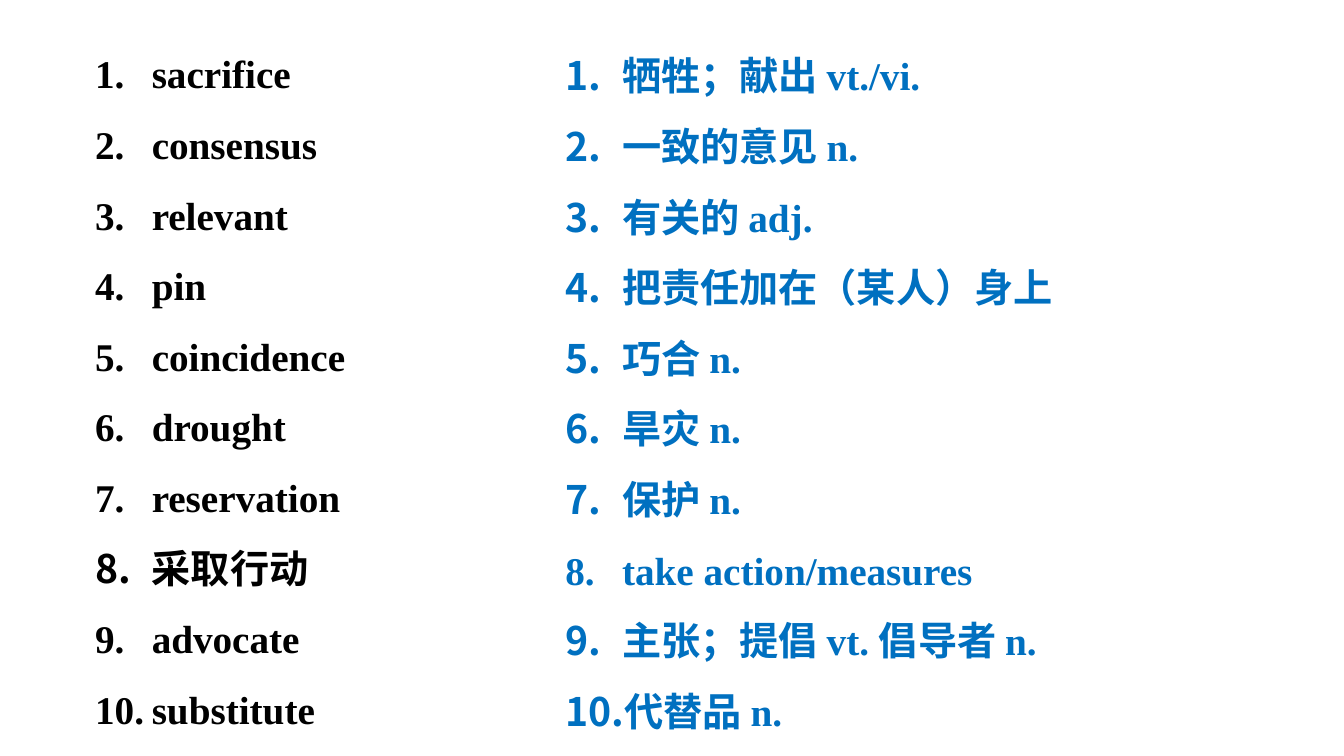
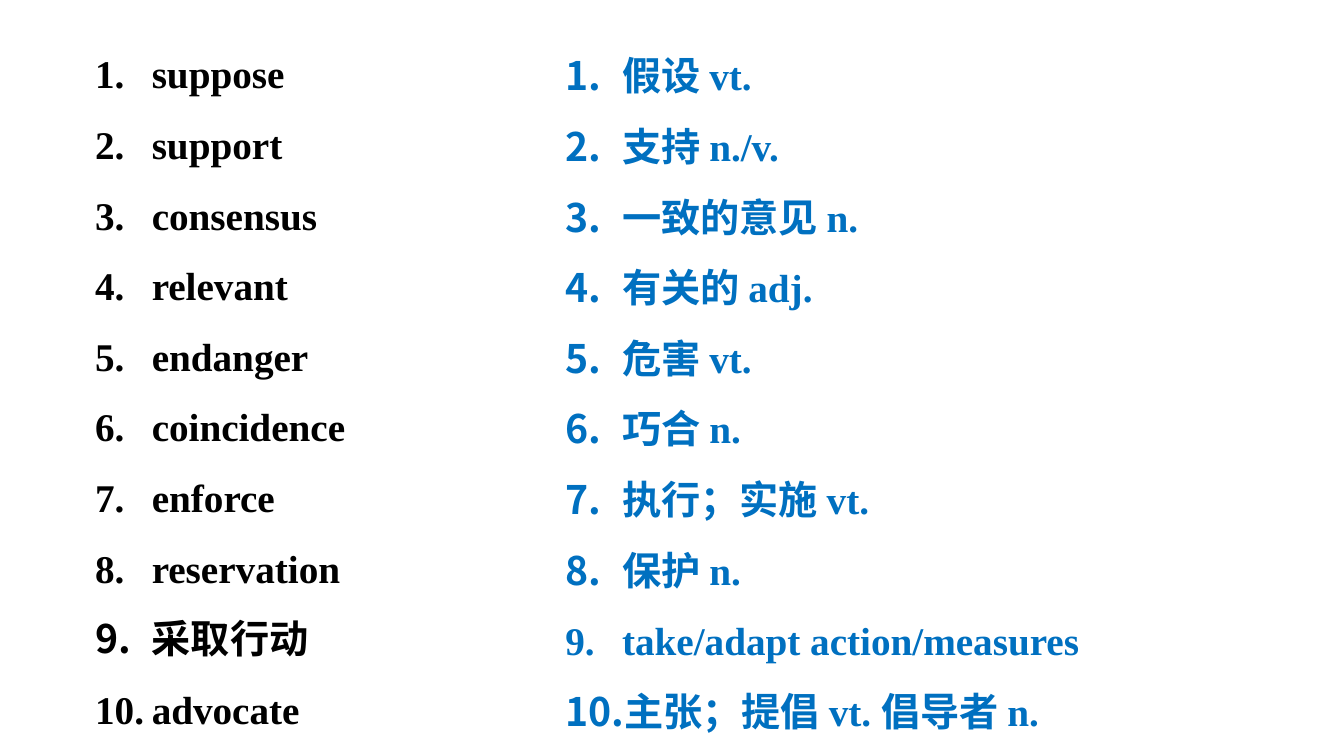
Before and after one commit to ZogeMung/class10, a slide deck: slide 4 of yingyu/U22.pptx. Drawn at 1344x756 pixels with LibreOffice and Linux fonts; fonts in the diff are those of the drawing; background and template pictures are left out. Boxes give left, top, right and bottom in pixels: in the first picture for what was removed or moved away, otherwise in the second. Text is boxed around its words. In the diff, an @@ line names an element or a change of style, - is before the commit and + after.

```diff
--- a/yingyu/U22.pptx
+++ b/yingyu/U22.pptx
@@ text at (x1=622, y1=57, x2=779, y2=165): text changed @@
-1. 牺牲；献出 vt./vi.
+1. 假设 vt.
+2. 支持 n./v.
@@ text at (x1=152, y1=69, x2=285, y2=167): text changed @@
-1. sacrifice
+1. suppose
+2. support
@@ text at (x1=152, y1=343, x2=309, y2=378): text changed @@
-4. pin
+5. endanger
@@ text at (x1=622, y1=339, x2=751, y2=377): text changed @@
-4. 把责任加在（某人）身上
+5. 危害 vt.
@@ text at (x1=152, y1=484, x2=275, y2=513): text changed @@
-6. drought
+7. enforce
@@ text at (x1=622, y1=480, x2=869, y2=521): text changed @@
-6. 旱灾 n.
+7. 执行；实施 vt.
@@ text at (x1=622, y1=627, x2=1079, y2=663): text changed @@
-8. take action/measures
+9. take/adapt action/measures
@@ text at (x1=152, y1=696, x2=315, y2=725): paragraph removed @@
-10. substitute
@@ text at (x1=565, y1=692, x2=783, y2=730): paragraph removed @@
-10. 代替品 n.
```
Also in this commit, not shown: 3 other slides changed, 1 slide added, 1 slide removed, 2 other files.
